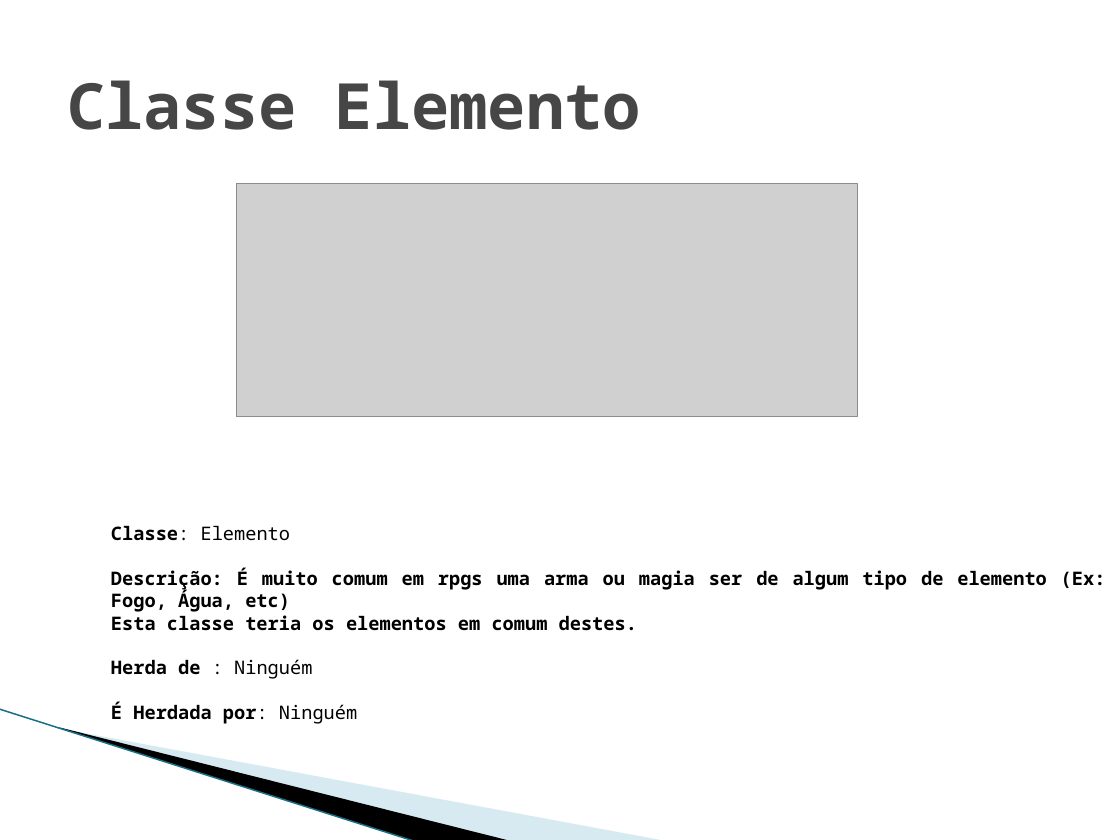
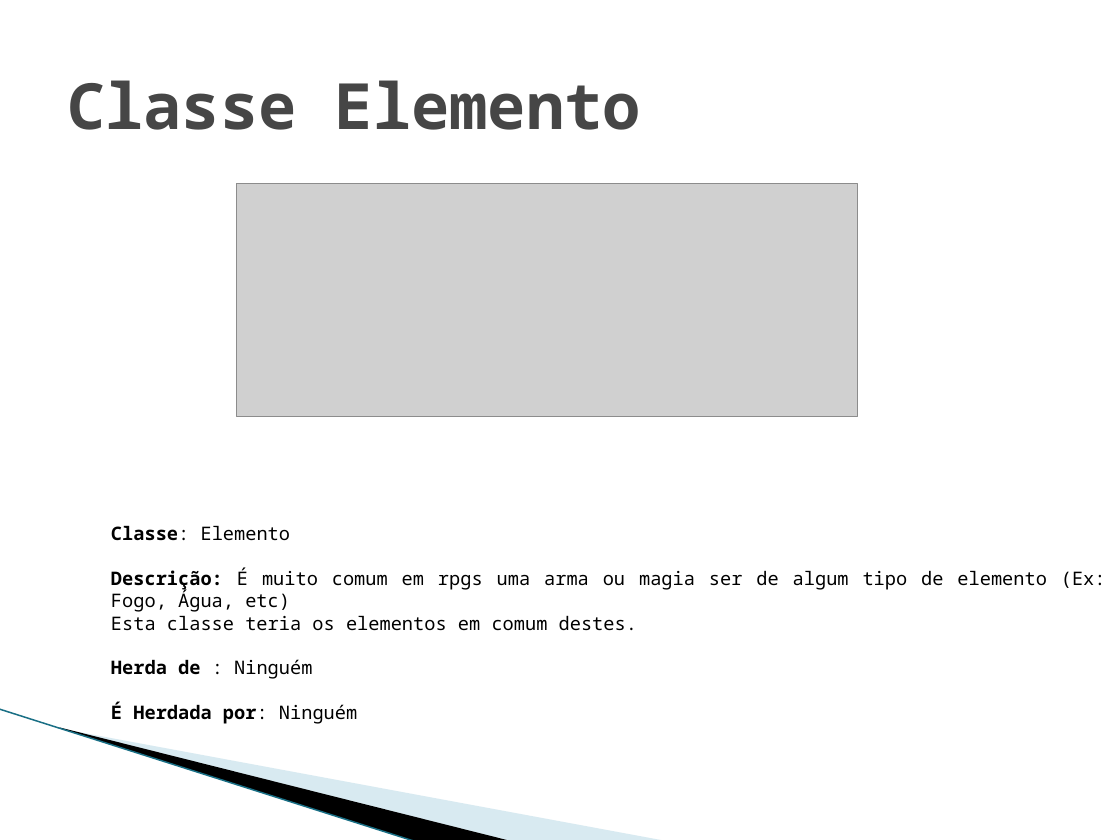
Before and after one commit to Sairaf/RPG, a slide deck: slide 22 of Trabalho final Prog2.pptx. Drawn at 1120x840 pixels with LibreOffice and Linux fonts; fonts in the diff are those of the drawing; grey boxes stand for pictures; background and template pictures are left out. Boxes give left, top, right and bottom in pixels: in the first picture for what was removed or moved away, otherwise in the second. Text is boxed around its words. In the diff, an @@ line names an element or a change of style, - is before the commit and + after.

```diff
--- a/Trabalho final Prog2.pptx
+++ b/Trabalho final Prog2.pptx
@@ text at (111, 567, 1106, 631): bold off in "É muito comum em rpgs uma arma ...", "Esta classe teria os elementos em comum ..." @@
```
Also in this commit, not shown: 9 other slides changed, 4 other files.
